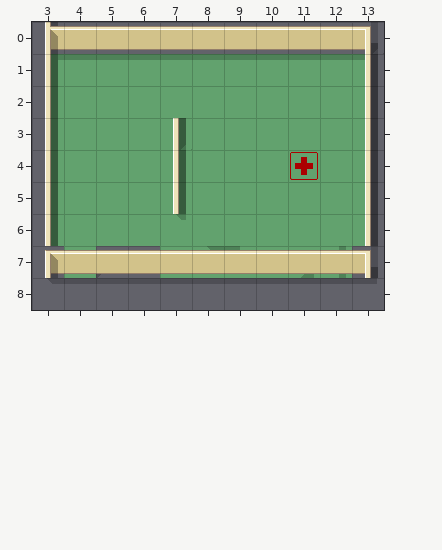
Two versions of a level (Tiled map, data/tutorial3.tmx). This is how it looked before the edit.
Cells are 32x32 px. Shown: x 3..13, y 0..8.
New version:
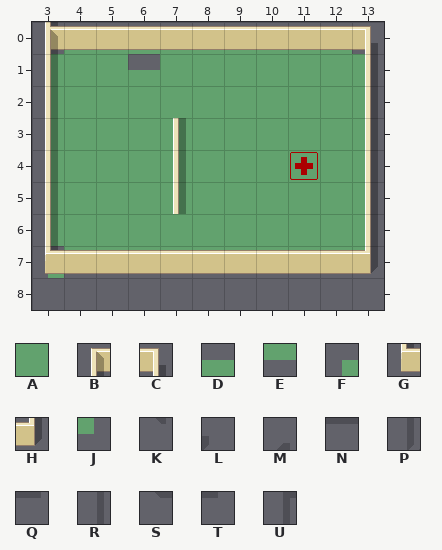
Key: from "hospital_256": A 4, B 10, C 11, D 12, E 13, F 15, G 18, H 19, J 23; from "shadows_256": K 0, L 1, M 2, N 8, P 11, Q 17, R 19, S 24, T 26, U 43.
_ is an empty cell.
Message: removed extraneous shadows layers Signed-off-by: Tony Davis <wilfo254@hotmail.com>
What changed:
Layer "floor":
y 0: x 4..12 _________ -> DDDDDDDDD
y 1: x 6 A -> D
y 7: x 3..13 _A__AAAAAA_ -> FEEEEEEEEEJ
Layer "shadows" (removed):
y 0: x 13 P -> _
y 1: x 3..13 UNNNNNNNNNT -> ___________
y 2: x 3 R -> _
y 3: x 3 R -> _; x 7 P -> _
y 4..5: x 3 R -> _; x 7 R -> _
y 6: x 3 R -> _; x 7 K -> _
y 7: x 5 L -> _; x 8..9 ST -> __; x 11..13 MRR -> ___
y 8: x 3..13 SNNNNNNNNNQ -> ___________
Layer "shadows2" (removed):
y 1: x 13 R -> _
Layer "Walls":
y 7: x 3 B -> G; x 13 C -> H
Where, in picture pixels (left, top, right, bottom), the same in both pictures:
changed: (45, 22, 384, 284)
